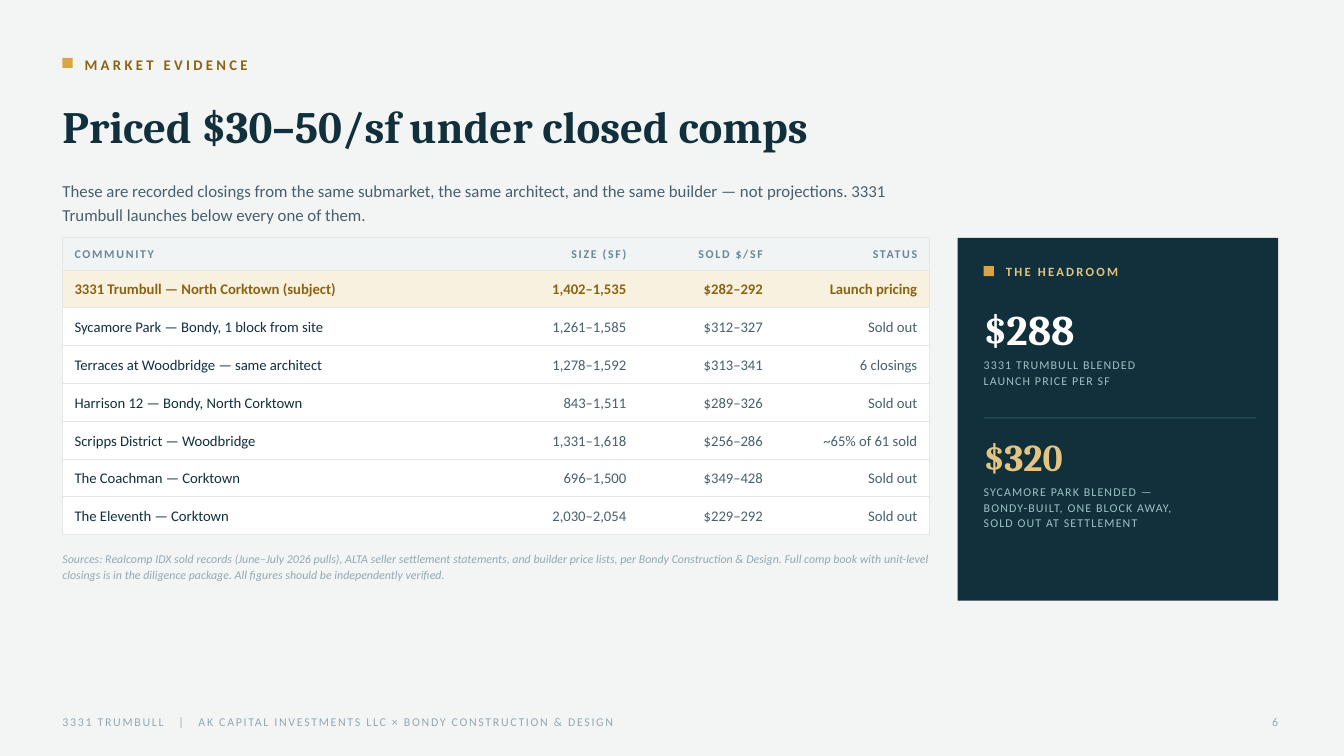
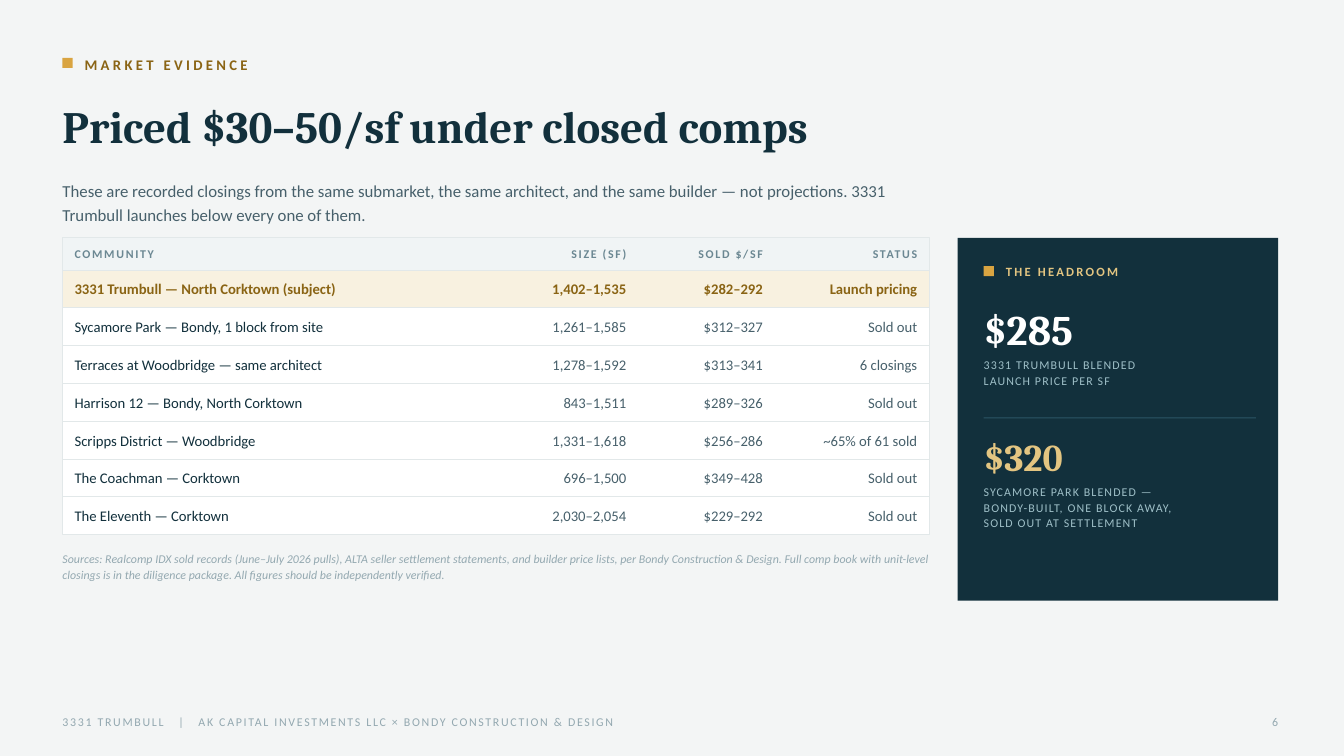
Before and after one commit to KevinSimpson9/3331-trumbull, a slide deck: slide 6 of deck/3331-Trumbull-Investor-Deck-Aug-2026.pptx. Drawn at 1344x756 pixels with LibreOffice and Linux fonts; fonts in the diff are those of the drawing. Boxes give left, top, right and bottom in pixels: in the first picture for what was removed or moved away, otherwise in the second. Text is boxed around its words. In the diff, an @@ line names an element or a change of style, - is before the commit and + after.

```diff
--- a/deck/3331-Trumbull-Investor-Deck-Aug-2026.pptx
+++ b/deck/3331-Trumbull-Investor-Deck-Aug-2026.pptx
@@ text at (x1=984, y1=314, x2=1073, y2=348): text changed @@
-$288
+$285
```
Also in this commit, not shown: 2 other slides changed, 2 other files.
